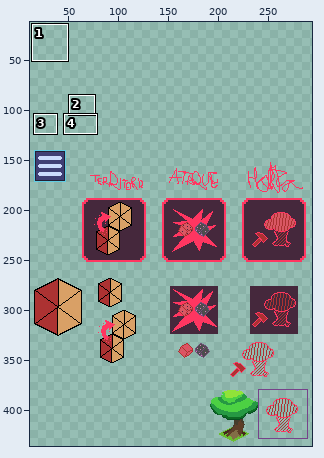
Two states of a pixel-art file, Temporarios/SpriteSheetGameplayButtom.ase. The picture above shows the old version from afar; the outline marks the close-up.
Close-up. First the earlier version:
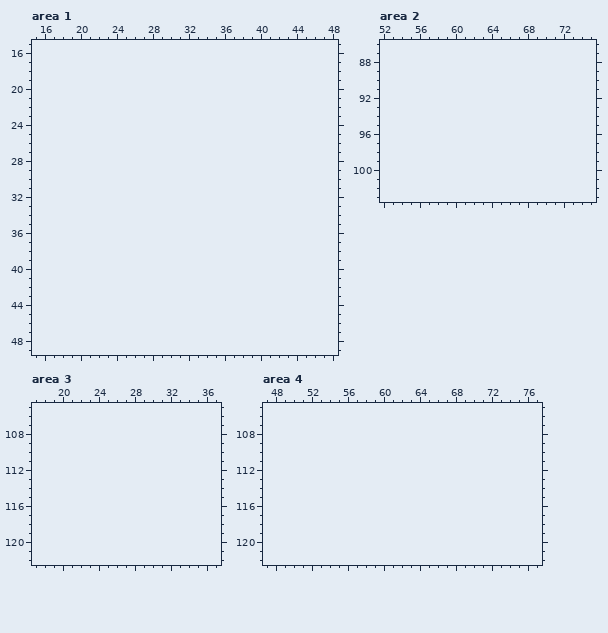
320x320 pixels, 1 frame. Shown: area 1: x 15..48, y 15..49; area 2: x 52..75, y 86..103; area 3: x 17..37, y 105..122; area 4: x 47..77, y 105..122. The old version is drawn lined up with the new one, on the new canvas. The wide view leaves out empty margins. The commit also changed other parts of the picture, which this record leaves out.
After the commit:
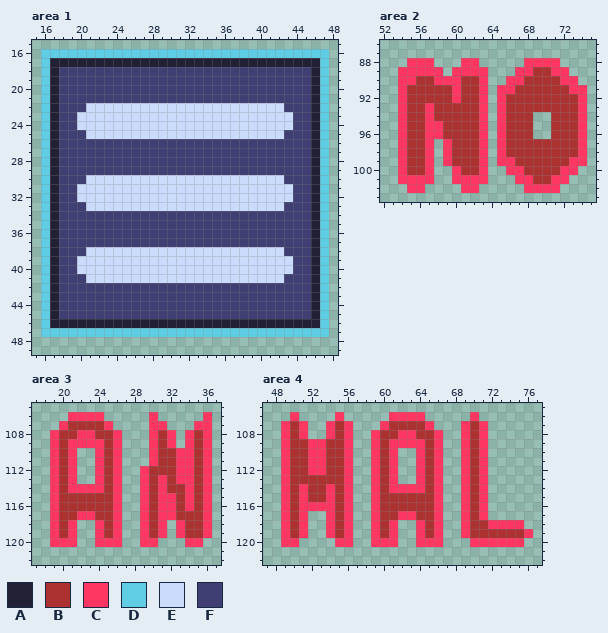
Palette (. is transparent): A #222034  B #ac3232  C #ff3661  D #5fcde4  E #cbdbfc  F #3f3f74
The exact change:
canvas 320x320 -> 448x448, the old top-left corner now at 0,124
--- area 1
@@ x 15..48 @@
 15 ..................................
-16 ..................................
-17 ..................................
-18 ..................................
-19 ..................................
-20 ..................................
-21 ..................................
-22 ..................................
-23 ..................................
-24 ..................................
-25 ..................................
-26 ..................................
-27 ..................................
-28 ..................................
-29 ..................................
-30 ..................................
-31 ..................................
-32 ..................................
-33 ..................................
-34 ..................................
-35 ..................................
-36 ..................................
-37 ..................................
-38 ..................................
-39 ..................................
-40 ..................................
-41 ..................................
-42 ..................................
-43 ..................................
-44 ..................................
-45 ..................................
-46 ..................................
-47 ..................................
+16 .DDDDDDDDDDDDDDDDDDDDDDDDDDDDDDDD.
+17 .DAAAAAAAAAAAAAAAAAAAAAAAAAAAAAAD.
+18 .DAFFFFFFFFFFFFFFFFFFFFFFFFFFFFAD.
+19 .DAFFFFFFFFFFFFFFFFFFFFFFFFFFFFAD.
+20 .DAFFFFFFFFFFFFFFFFFFFFFFFFFFFFAD.
+21 .DAFFFFFFFFFFFFFFFFFFFFFFFFFFFFAD.
+22 .DAFFFEEEEEEEEEEEEEEEEEEEEEEFFFAD.
+23 .DAFFEEEEEEEEEEEEEEEEEEEEEEEEFFAD.
+24 .DAFFEEEEEEEEEEEEEEEEEEEEEEEEFFAD.
+25 .DAFFFEEEEEEEEEEEEEEEEEEEEEEFFFAD.
+26 .DAFFFFFFFFFFFFFFFFFFFFFFFFFFFFAD.
+27 .DAFFFFFFFFFFFFFFFFFFFFFFFFFFFFAD.
+28 .DAFFFFFFFFFFFFFFFFFFFFFFFFFFFFAD.
+29 .DAFFFFFFFFFFFFFFFFFFFFFFFFFFFFAD.
+30 .DAFFFEEEEEEEEEEEEEEEEEEEEEEFFFAD.
+31 .DAFFEEEEEEEEEEEEEEEEEEEEEEEEFFAD.
+32 .DAFFEEEEEEEEEEEEEEEEEEEEEEEEFFAD.
+33 .DAFFFEEEEEEEEEEEEEEEEEEEEEEFFFAD.
+34 .DAFFFFFFFFFFFFFFFFFFFFFFFFFFFFAD.
+35 .DAFFFFFFFFFFFFFFFFFFFFFFFFFFFFAD.
+36 .DAFFFFFFFFFFFFFFFFFFFFFFFFFFFFAD.
+37 .DAFFFFFFFFFFFFFFFFFFFFFFFFFFFFAD.
+38 .DAFFFEEEEEEEEEEEEEEEEEEEEEEFFFAD.
+39 .DAFFEEEEEEEEEEEEEEEEEEEEEEEEFFAD.
+40 .DAFFEEEEEEEEEEEEEEEEEEEEEEEEFFAD.
+41 .DAFFFEEEEEEEEEEEEEEEEEEEEEEFFFAD.
+42 .DAFFFFFFFFFFFFFFFFFFFFFFFFFFFFAD.
+43 .DAFFFFFFFFFFFFFFFFFFFFFFFFFFFFAD.
+44 .DAFFFFFFFFFFFFFFFFFFFFFFFFFFFFAD.
+45 .DAFFFFFFFFFFFFFFFFFFFFFFFFFFFFAD.
+46 .DAAAAAAAAAAAAAAAAAAAAAAAAAAAAAAD.
+47 .DDDDDDDDDDDDDDDDDDDDDDDDDDDDDDDD.
 48 ..................................
--- area 2
@@ x 52..75 @@
  87 ........................
- 88 ........................
- 89 ........................
- 90 ........................
- 91 ........................
- 92 ........................
- 93 ........................
- 94 ........................
- 95 ........................
- 96 ........................
- 97 ........................
- 98 ........................
- 99 ........................
-100 ........................
-101 ........................
-102 ........................
+ 88 ...CCC...CC.....CCCC....
+ 89 ..CCCCC.CCCC...CCBBCC...
+ 90 ..CCBBCCCBBC..CCBBBBCC..
+ 91 ..CBBBBBCBBC.CCBBBBBBCC.
+ 92 ..CBBBBBCBBC.CBBBBBBBBC.
+ 93 ..CBBCBBBBBC.CBBBBBBBBC.
+ 94 ..CBBCBBBBBC.CBBB..BBBC.
+ 95 ..CBBCCBBBBC.CBBB..BBBC.
+ 96 ..CBBCCBBBBC.CBBB..BBBC.
+ 97 ..CBBC.CBBBC.CBBBBBBBBC.
+ 98 ..CBBC.CBBBC.CBBBBBBBBC.
+ 99 ..CBBC.CBBBC.CCBBBBBBCC.
+100 ..CBBC..CBBC..CCBBBBCC..
+101 ..CCCC..CCCC...CCBBCC...
+102 ...CC....CC.....CCCC....
 103 ........................
--- area 3
@@ x 17..37 @@
 105 .....................
-106 .....................
-107 .....................
-108 .....................
-109 .....................
-110 .....................
-111 .....................
-112 .....................
-113 .....................
-114 .....................
-115 .....................
-116 .....................
-117 .....................
-118 .....................
-119 .....................
-120 .....................
+106 ....CCCC.....C.....C.
+107 ...CBBBBC....CC...CC.
+108 ..CBBCCBBC...CBC.CBC.
+109 ..CBCCCCBC...CBC.CBC.
+110 ..CBC..CBC...CBBCCBC.
+111 ..CBC..CBC...CBBCCBC.
+112 ..CBC..CBC..CBBBCCBC.
+113 ..CBC..CBC..CBCBCCBC.
+114 ..CBCCCCBC..CBCBBCBC.
+115 ..CBBBBBBC..CBCCBCBC.
+116 ..CBBBBBBC..CBCCBCBC.
+117 ..CBBCCBBC..CBCCBBBC.
+118 ..CBC..CBC..CBC.CBBC.
+119 ..CBC..CBC..CBC.CBBC.
+120 ..CCC..CCC..CC...CC..
 121 .....................
--- area 4
@@ x 47..77 @@
 105 ...............................
-106 ...............................
-107 ...............................
-108 ...............................
-109 ...............................
-110 ...............................
-111 ...............................
-112 ...............................
-113 ...............................
-114 ...............................
-115 ...............................
-116 ...............................
-117 ...............................
-118 ...............................
-119 ...............................
-120 ...............................
+106 ...C....C.....CCCC.....C.......
+107 ..CBC..CBC...CBBBBC...CBC......
+108 ..CBC..CBC..CBBCCBBC..CBC......
+109 ..CBBCCBBC..CBCCCCBC..CBC......
+110 ..CBBCCBBC..CBC..CBC..CBC......
+111 ..CBBCCBBC..CBC..CBC..CBC......
+112 ..CBBCCBBC..CBC..CBC..CBC......
+113 ..CBBBBBBC..CBC..CBC..CBC......
+114 ..CBCBBCBC..CBCCCCBC..CBC......
+115 ..CBCBBCBC..CBBBBBBC..CBC......
+116 ..CBCCCCBC..CBBBBBBC..CBC......
+117 ..CBC..CBC..CBBCCBBC..CBC......
+118 ..CBC..CBC..CBC..CBC..CBBCCCC..
+119 ..CBC..CBC..CBC..CBC..CBBBBBBC.
+120 ..CC....CC..CCC..CCC...CCCCCC..
 121 ...............................
Changed places in both close-ups, as pixel boxes (x1, y1, x2, y2):
added: (41, 49, 329, 337)
added: (398, 58, 587, 193)
added: (50, 412, 212, 547)
added: (281, 412, 533, 547)
